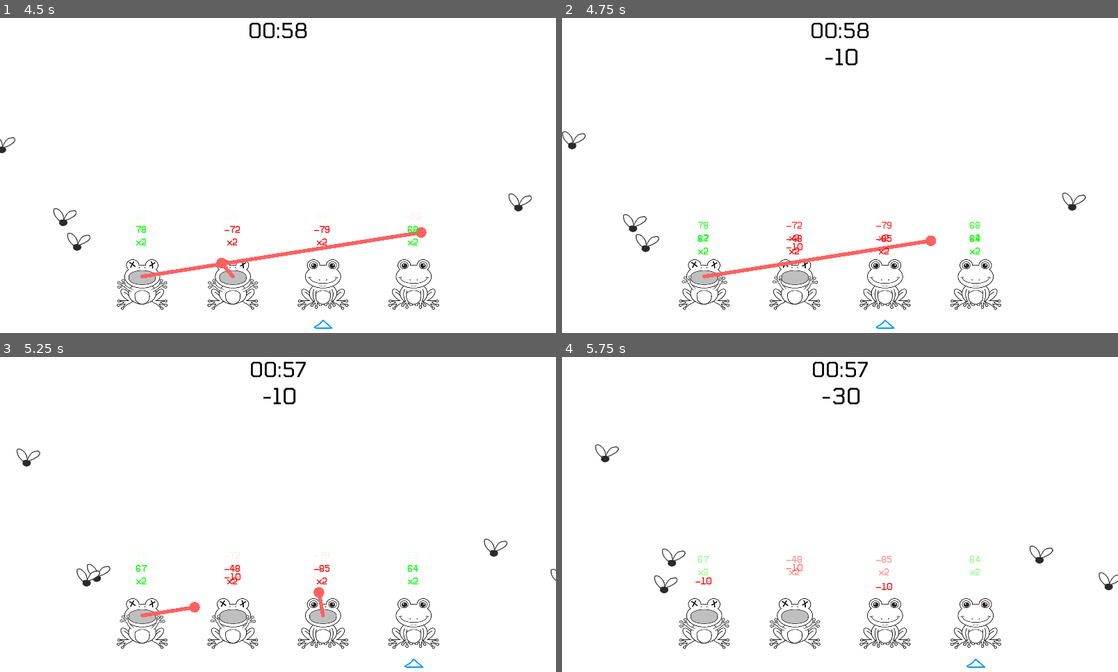
Above: before the commit, frames 1-4 (two rows, left to right).
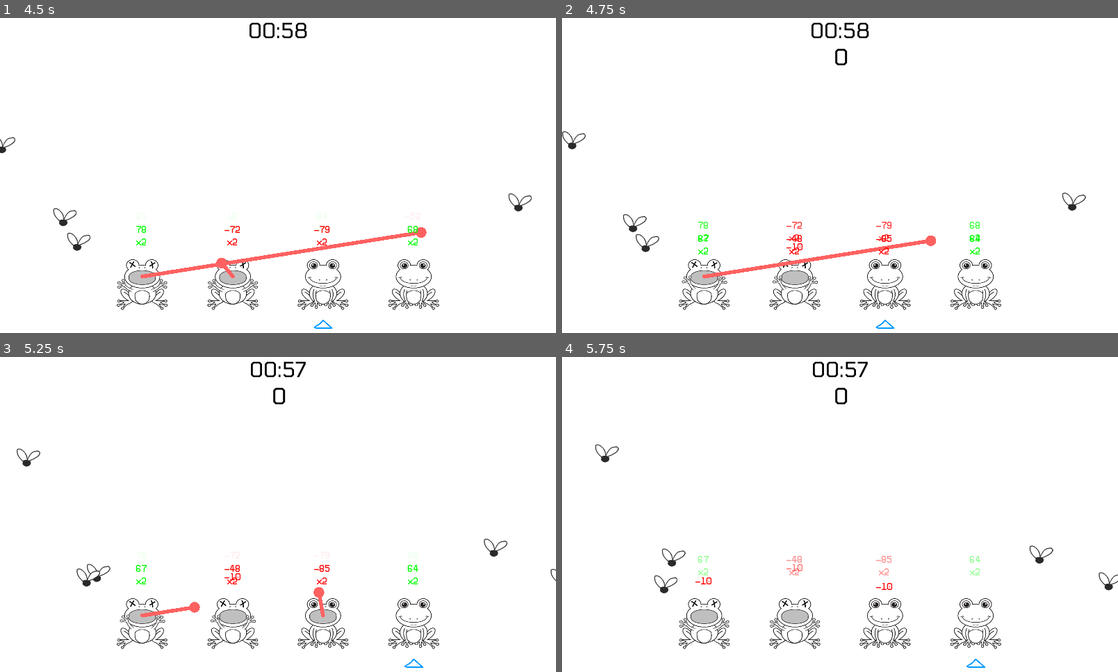
Above: after the commit, the same moments.

Repository: RichoM/time-flies
Game: Godot game, scene res://Level.tscn
Same seed, same stepped clock (60 frames per second), same inputs: the game is played once before the commit and once after it.
Inputs (mouse positions are in pixels of both pictures, inside the frame that each line leads up to):
- Up to frame 1 (4.5 s): tap Enter (ui_accept) at 0.5, 0.77, 1.52, 3.02, 3.77 s; move the mouse to (400, 162) at 0.52 s; click (400, 162) at 0.67 s; move the mouse to (166, 197) at 1.27 s; click (166, 197) at 1.42 s; move the mouse to (333, 109) at 2.02 s; click (333, 109) at 2.17 s; move the mouse to (250, 244) at 2.77 s; click (250, 244) at 2.92 s; move the mouse to (444, 229) at 3.52 s; click (444, 229) at 3.67 s; move the mouse to (111, 131) at 4.27 s; click (111, 131) at 4.42 s
- Up to frame 2 (4.75 s): tap Enter (ui_accept) at 4.52 s
- Up to frame 3 (5.25 s): move the mouse to (305, 517) at 5.02 s; click (305, 517) at 5.17 s
- Up to frame 4 (5.75 s): no input

Frame 1 is identical in both runs. In frame 2, 0.1% of the frame differs, in the area x 47-54%, y 9-16%; in frame 3, 0.1%; in frame 4, 0.2%, in the area x 46-54%, y 9-16%.

Commit message:
Prevent score from going negative

Diff:
--- a/level.gd
+++ b/level.gd
@@ -30,6 +30,8 @@
 		multiplier = 1
 	frog.display_points(score, multiplier)
 	total_score += score*multiplier
+	if total_score < 0:
+		total_score = 0
 	$GUI/score.text = str(total_score)
 
 func begin_start_sequence():
